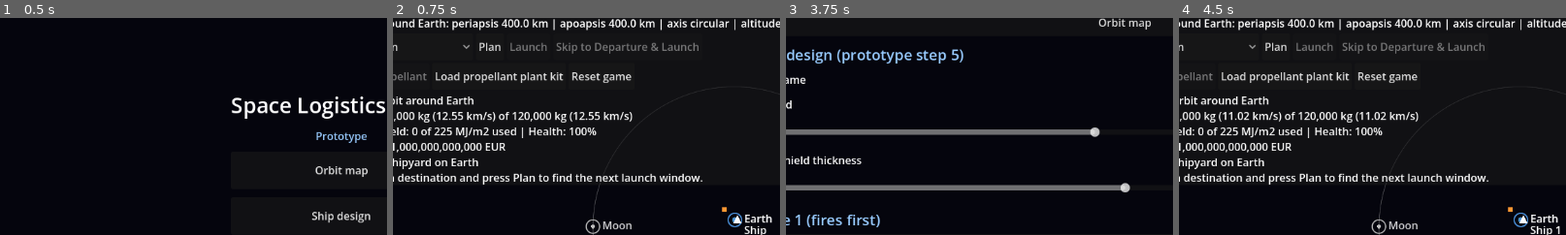
Above: before the commit, frames 1-4 (left to right).
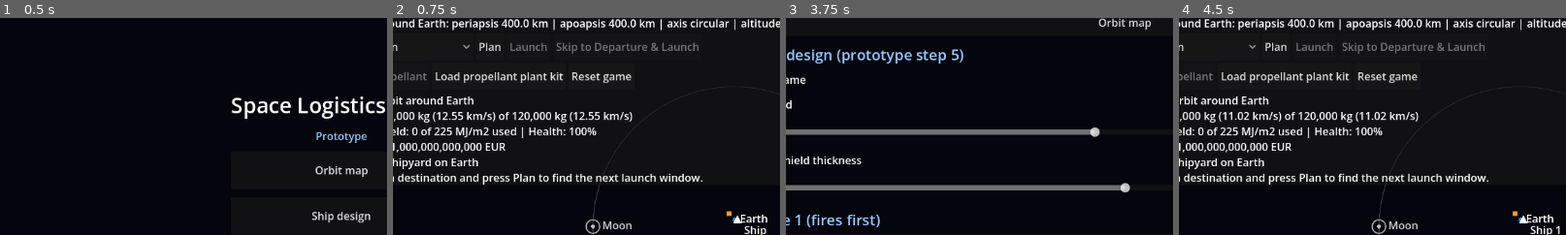
Above: after the commit, the same moments.

Repository: jonmakescars/asteroid-miner
Game: Godot game, scene res://menu.tscn
The game is run twice, just before and just after one commit, with the same random seed, the same clock (stepped at 60 frames per second) and the same inputs.
Inputs:
- Up to frame 1 (0.5 s): no input
- Up to frame 2 (0.75 s): click "Orbit map" at 0.5 s
- Up to frame 3 (3.75 s): click "Slower" at 1.25 s; click "Resume" at 2 s; click "Faster" at 2.75 s; click "Ship design" at 3.5 s
- Up to frame 4 (4.5 s): click "Orbit map" at 4.25 s
The pictures show only the part of the screen within x 6-56%, y 12-61%; the shares and areas given below are measured in that part.

Frame 1 is identical in both runs. In frame 2, 0.4% of the frame differs, in the area x 84-98%, y 87-97%; in frame 3, nothing differs; in frame 4, 0.4%.

Commit message:
Step 10u - last step before sprite integration

Diff:
--- a/scripts/orbit_view.gd
+++ b/scripts/orbit_view.gd
@@ -14,14 +14,16 @@
 const MIN_LAUNCH_DELAY_DAYS := 10.0 / 86400.0  # a plan never starts earlier than this after "now"
 const MIN_BODY_RADIUS_PX := 3.0
 const RING_RADIUS_PX := 10.0
+const RING_BELOW_PX := 2.0         # a body whose true radius is smaller than this many pixels gets a ring around it
 const ORBIT_SAMPLES := 160
 const MOBILE_UI_SCALE := 2.0
 const ZOOM_SECONDS := 0.7          # a change of the view is a zoom of this many (real) seconds
 const DOUBLE_TAP_MS := 400         # two taps on the same body within this time focus the view on it
 const MAX_PX_PER_KM := 2.0         # the most the view can be zoomed in by hand
 const MIN_SUN_FIT := 0.25          # the most it can be zoomed out: this fraction of the scale that fits the Sun's system
+const PAN_DELAY_MS := 500          # one-finger dragging is blocked this long after a zoom
 const DRAG_START_PX := 12.0        # a finger that moves this far is dragging the view, not tapping
-const SNAP_OUT := 0.8              # zooming out below this fraction of a body's own view switches to the view of the body it orbits
+const SNAP_OUT := 0.6667           # zooming out until the view is 50% wider than a body's own view switches to the view of the body it orbits
 const TAP_REACH_PX := 26.0         # a tap this close to a body (besides its size) counts as a tap on it
 const VIEW_HYSTERESIS := 1.15     # the auto view switches outwards at this multiple of the distance it switched in at
 
@@ -262,13 +264,19 @@
 		return
 	var motion := event as InputEventMouseMotion
 	if motion != null:
-		# One finger (or the left button) drags the view.
-		if mouse_down and touches.size() < 2 and anim_target == "":
-			if not dragged and motion.position.distance_to(press_point) > DRAG_START_PX:
-				dragged = true
-				_pan(motion.position - press_point)
-			elif dragged:
-				_pan(motion.relative)
+		# One finger (or the left button) drags the view, but not while two fingers are down or shortly after a zoom
+		# (so that lifting one finger a little earlier than the other does not move the view); a drag then starts from
+		# where the finger is.
+		if mouse_down:
+			if touches.size() >= 2 or Time.get_ticks_msec() - gesture_ms < PAN_DELAY_MS:
+				press_point = motion.position
+				dragged = false
+			elif anim_target == "":
+				if not dragged and motion.position.distance_to(press_point) > DRAG_START_PX:
+					dragged = true
+					_pan(motion.position - press_point)
+				elif dragged:
+					_pan(motion.relative)
 		return
 	var click := event as InputEventMouseButton
 	if click == null:
@@ -1058,9 +1066,32 @@
 	marker_alpha = 1.0
 	if GameState.ship_lost:
 		return   # the ship and its course are gone
+	_draw_ship_orbit(half_extent)
 	var p := _to_screen(GameState.ship_rel(cam_body, time_jd) - cam_offset, centre, cam_scale)
 	draw_colored_polygon(PackedVector2Array([p + Vector2(0, -7), p + Vector2(6, 5), p + Vector2(-6, 5)]), Color.WHITE)
 	draw_string(ThemeDB.fallback_font, p + Vector2(10, 22), GameState.ship_name, HORIZONTAL_ALIGNMENT_LEFT, -1, 16, Color.WHITE)
+
+
+## The orbit the ship is in (green); while a burn or an aerobraking pass changes it, the orbit morphs. It is always
+## drawn, whatever the scene it belongs to shows, unless it is so small that it cannot be told from the body, or so
+## much bigger than the screen that a line through its points would be wrong.
+func _draw_ship_orbit(half_extent: float) -> void:
+	var leg: Dictionary = legs[_leg_index_at(time_jd)]
+	var parent_id := str(leg["parent"])
+	var segment: Dictionary = leg["segment"]
+	var morph := GameState.morph_at(time_jd)
+	if not morph.is_empty():
+		parent_id = str(morph["parent"])
+		segment = morph["segment"]
+	var apoapsis := float(segment["semi_major_axis_km"]) * (1.0 + float(segment["eccentricity"]))
+	var above_body_px := (apoapsis - float(bodies[parent_id]["radius_km"])) * cam_scale
+	if above_body_px * 1.0 < 2.0 or apoapsis * cam_scale > 8.0 * half_extent:
+		return
+	var origin := _screen_of(parent_id)
+	var ring := PackedVector2Array()
+	for point in Kepler.orbit_points(segment, 128):
+		ring.append(_to_screen(point, origin, cam_scale))
+	draw_polyline(ring, Color(0.3, 1.0, 0.4, 0.85 * smoothstep(2.0, 6.0, above_body_px)), 1.5, true)
 
 
 ## The faded colour of an orbit line, and of a marker (a body, its name).
@@ -1076,8 +1107,6 @@
 ## centre is where the body is on the screen, px_per_km the scale.
 func _draw_scene(frame_id: String, centre: Vector2, px_per_km: float) -> void:
 	var kid_ids: Array = children[frame_id]
-	var leg: Dictionary = legs[_leg_index_at(time_jd)]
-
 	for kid_id in kid_ids:
 		var segment := Kepler.segment_at(bodies[kid_id]["orbit_segments"], time_jd)
 		var line := PackedVector2Array()
@@ -1093,19 +1122,6 @@
 			path.append(_to_screen(Kepler.position_at(plan["transfer_segment"], t), centre, px_per_km))
 		draw_polyline(path, _fade(Color(0.4, 0.9, 1.0, 0.9)), 1.5, true)
 	_draw_local_route(frame_id, centre, px_per_km)
-	# The orbit the ship is in; while a burn or an aerobraking pass changes it, the orbit morphs.
-	var ring_segment: Dictionary = {}
-	var morph := GameState.morph_at(time_jd)
-	if not morph.is_empty() and str(morph["parent"]) == frame_id:
-		ring_segment = morph["segment"]
-	elif leg["parent"] == frame_id:
-		ring_segment = leg["segment"]
-	if not ring_segment.is_empty() and not GameState.ship_lost:
-		var ring := PackedVector2Array()
-		for point in Kepler.orbit_points(ring_segment, 64):
-			ring.append(_to_screen(point, centre, px_per_km))
-		draw_polyline(ring, _fade(Color(0.4, 0.9, 1.0, 0.6)), 1.0, true)
-
 	_draw_body(frame_id, centre, px_per_km)
 	for kid_id in kid_ids:
 		var segment := Kepler.segment_at(bodies[kid_id]["orbit_segments"], time_jd)
@@ -1164,10 +1180,11 @@
 
 func _draw_body(id: String, screen_position: Vector2, px_per_km: float) -> void:
 	var body: Dictionary = bodies[id]
-	var radius_px := maxf(MIN_BODY_RADIUS_PX, float(body["radius_km"]) * px_per_km)
+	var true_radius_px := float(body["radius_km"]) * px_per_km
+	var radius_px := maxf(MIN_BODY_RADIUS_PX, true_radius_px)
 	var colour := _mfade(Color.html(body["draw_color"]))
 	draw_circle(screen_position, radius_px, colour)
-	if radius_px < RING_RADIUS_PX:
+	if true_radius_px < RING_BELOW_PX:
 		draw_arc(screen_position, RING_RADIUS_PX, 0.0, TAU, 32, colour, 1.5, true)
 		radius_px = RING_RADIUS_PX
 	var facility_count := GameState.facilities_at(id).size()
Not shown, changed: data/DATA_NOTES.md
Not shown, added: step10s-shiporbit.zip
Not shown, added: step10u-dragdelay.zip
Not shown, added: step10v-sprites.zip
